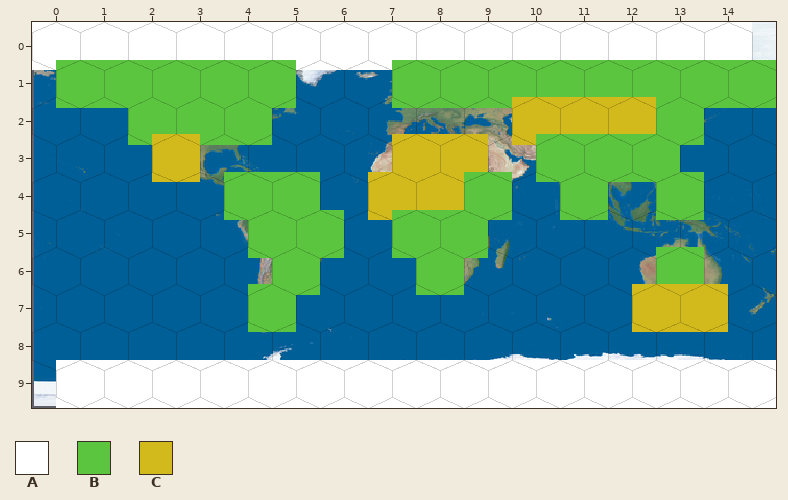
Tiled map, stored at maps/world_hex.tmx. The picture above is the old version.
Cells are 32x32 px. Hexagonal. Every second row is shifted by half a cell. Shown: x 0..14, y 0..9.
Key: from "tiles": A 0 "ice", B 1 "land", C 3 "desert".
_ is an empty cell.
Layer "Tile Layer 1" before, first column x 0:
 0 AAAAAAAAAAAAAAA
 1 BBBBB__BBBBBBBB
 2 __BBB_____CCCB_
 3 __C____CC_BBB__
 4 ____BB_CCB_B_B_
 5 ____BB_BB______
 6 _____B__B____B_
 7 ____B_______CC_
 8 _______________
 9 AAAAAAAAAAAAAAA
After the commit:
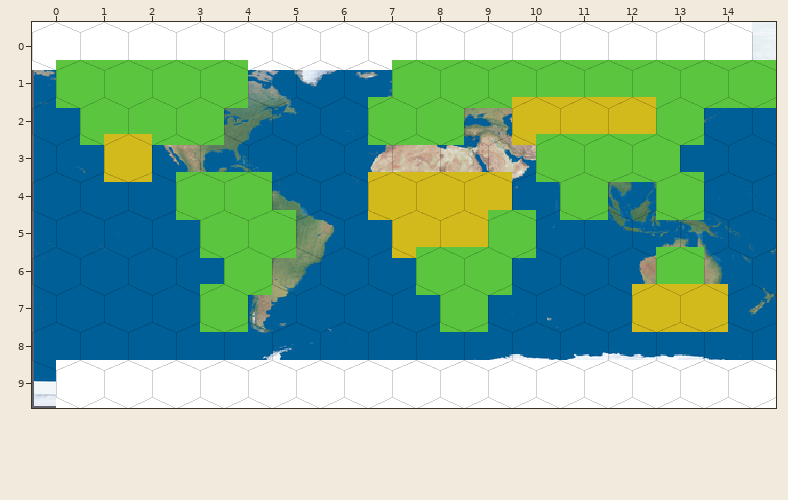
Author's note on the commit: Add tips, balance map
Changes in this commit:
Changed rows in their new state; . is an unchanged cell.
Layer "Tile Layer 1":
first column x 1:
 1 ..._.....
 2 B.._..BB.
 3 C_....__.
 4 ..B._...C
 5 ..B._.CCB
 6 ...B_...B
 7 ..B_...B.
